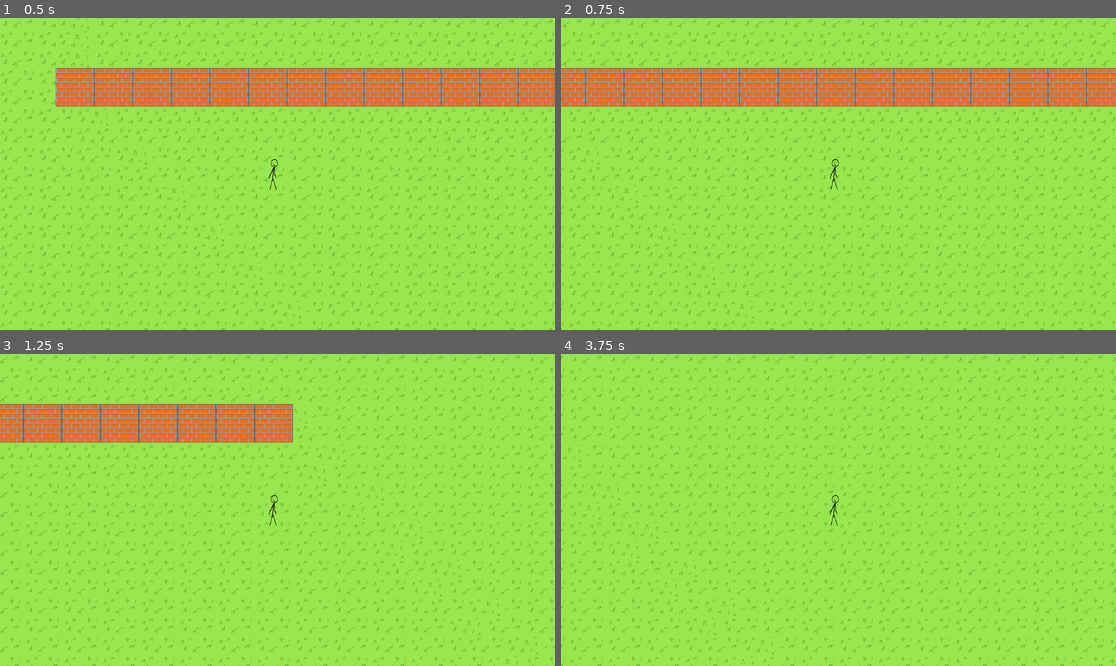
Above: before the commit, frames 1-4 (two rows, left to right).
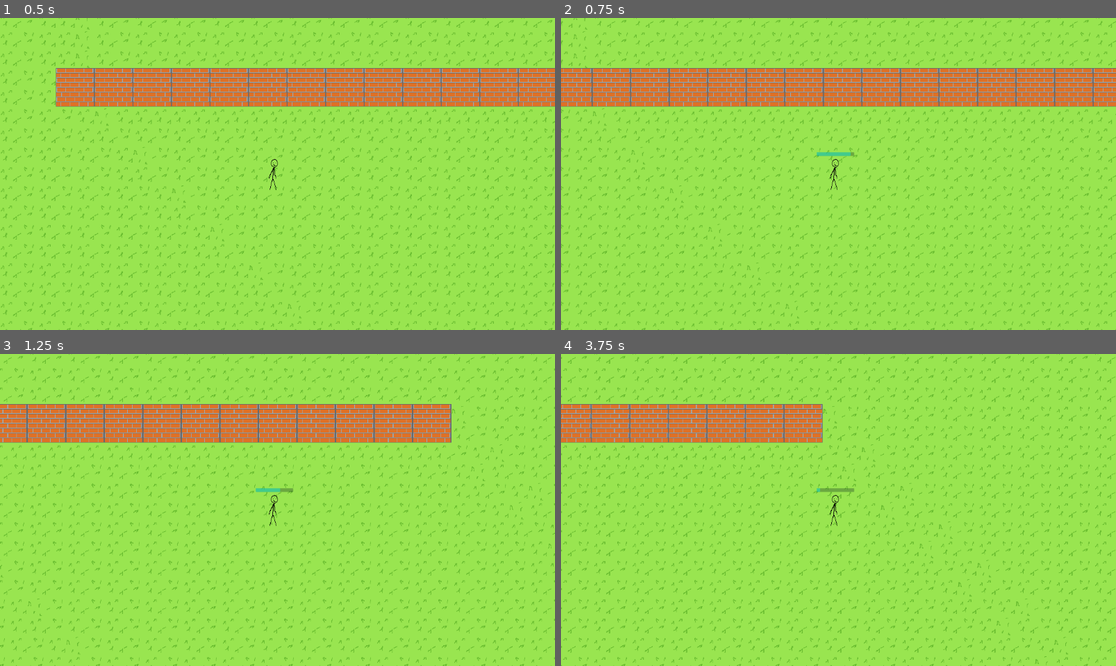
Above: after the commit, the same moments.

Repository: H3LL0U/Shadow-game-prjct
Game: Godot game, scene res://objects/levels/main_vilage.tscn
Same seed, same stepped clock (60 frames per second), same inputs: the game is played once before the commit and once after it.
Inputs:
- Up to frame 1 (0.5 s): no input
- Up to frame 2 (0.75 s): tap Enter at 0.5 s; hold Right (move_right) from 0.53 s (still down); hold Shift (sprint) from 0.53 s (still down)
- Up to frame 3 (1.25 s): keep holding Right (move_right); keep holding Shift (sprint)
- Up to frame 4 (3.75 s): release Right (move_right) at 1.28 s; release Shift (sprint) at 1.28 s; hold S (move_down) 1.28-2.03 s; tap Shift (sprint) at 1.35, 2.85 s; hold Right (move_right) 2.03-2.78 s; hold Shift (sprint) 2.03-2.78 s; hold Up (move_up) 2.78-3.53 s; hold A (move_left) from 3.53 s (still down); hold Shift (sprint) from 3.53 s (still down)

Frame 1 is identical in both runs. In frame 2, 12% of the frame differs, in the area x 0-100%, y 0-100%; in frame 3, 14%; in frame 4, 15%.

Commit message:
Sprint mechanic added

Diff:
--- a/Scripts/Character Scripts/main_character.gd
+++ b/Scripts/Character Scripts/main_character.gd
@@ -1,20 +1,38 @@
 extends CharacterBody2D
 
 
-@export var speed = 300.0
+@export var speed = 175.0
 @export var sprint_mul = 1.5
-
+@export var stamina = 2
+@export var stamina_recovery_multiplier=2
+@export var stamina_recovery_walking_multiplier = 0.50
+@export var stamina_cooldown = 1
 # Get the gravity from the project settings to be synced with RigidBody nodes.
 
 
 var current_sprint_mul = 1
+var is_moving = false
+var current_stamina = stamina
+var current_stamina_cooldown = stamina_cooldown
+func _physics_process(delta: float) -> void:
+	# Running logic
+	is_moving = Input.is_action_pressed("move_up") or Input.is_action_pressed("move_down") or Input.is_action_pressed("move_left") or Input.is_action_pressed("move_right")
+	if Input.is_action_pressed("sprint") and current_stamina >=0 and is_moving:
+		current_sprint_mul = sprint_mul
+		current_stamina-=delta
+		current_stamina_cooldown = stamina_cooldown
 
-func _physics_process(delta: float) -> void:
-	# Get input vector
-	if Input.is_action_pressed("sprint"):
-		current_sprint_mul = sprint_mul
+	elif not is_moving:
+		current_sprint_mul = 1
+		current_stamina_cooldown -=delta
+		if current_stamina_cooldown <=0 and current_stamina<stamina:
+			current_stamina +=delta*stamina_recovery_multiplier
 	else:
+		current_stamina_cooldown -=delta*stamina_recovery_walking_multiplier
 		current_sprint_mul = 1
+		if current_stamina_cooldown <=0 and current_stamina<stamina:
+			current_stamina+=delta*stamina_recovery_multiplier*stamina_recovery_walking_multiplier
+	#moving logic
 	if Input.is_action_pressed("move_up"):
 		self.position.y-=speed*delta*current_sprint_mul
 	if Input.is_action_pressed("move_down"):
@@ -25,8 +43,14 @@
 		self.position.x+=speed *delta*current_sprint_mul
 
 
-	# Normalize input vector to ensure consistent speed in all directions
+
 
 
 	# Move the character
 	move_and_slide()
+func _process(delta):
+	$"main camera/UI/stamina".value=current_stamina/stamina*100
+	if $"main camera/UI/stamina".value == 100:
+		$"main camera/UI/stamina".visible = false
+	else:
+		$"main camera/UI/stamina".visible = true
--- a/objects/characters/main_character.tscn
+++ b/objects/characters/main_character.tscn
@@ -22,5 +22,23 @@
 scale = Vector2(0.84375, 0.84375)
 texture = ExtResource("1_smd5j")
 
-[node name="Camera2D" type="Camera2D" parent="."]
+[node name="main camera" type="Camera2D" parent="."]
 zoom = Vector2(2.5, 2.5)
+
+[node name="UI" type="Control" parent="main camera"]
+layout_mode = 3
+anchors_preset = 0
+offset_left = -4000.0
+offset_top = -2620.0
+offset_right = 5180.0
+offset_bottom = 2560.0
+
+[node name="stamina" type="ProgressBar" parent="main camera/UI"]
+modulate = Color(0.0196078, 1, 1, 1)
+layout_mode = 0
+offset_left = 3640.0
+offset_top = 2260.0
+offset_right = 4260.0
+offset_bottom = 2320.0
+value = 100.0
+show_percentage = false
